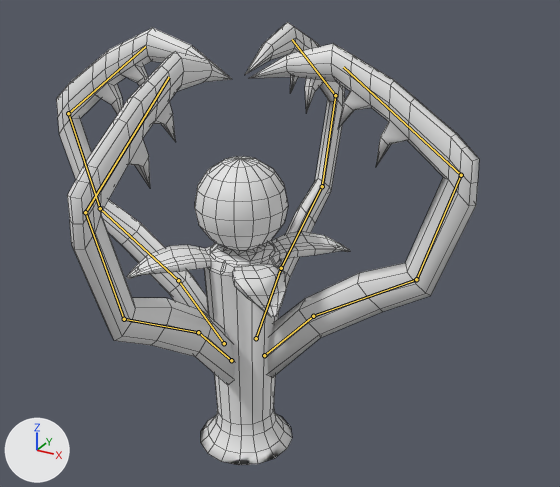
Two versions of the FBX model Assets/Models/Environment/Blight Node/Blight Node.fbx, one commit apart.
Camera for both pictures: a 50 mm lens placed at (3.57, -5.75, 5.29), pointed at (0.29, 0.22, 2.3). Every picture has the same lights, and +X, +Y and +Z are marked at lower left. The first picture is the older version. The bones that change, and the others that lie on the model, are drawn over the model as lines. Mesh edges are drawn as thin lines.
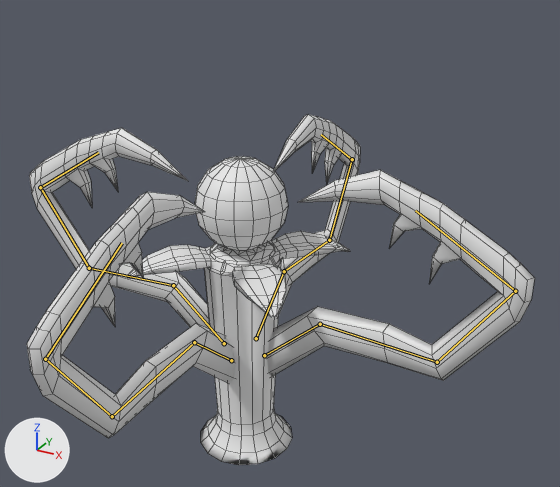
The newer file adds an action. The first version stands in its rest pose; the second is drawn at frame 13 of the action 'Armature.001|Arm0'.

Location of each change, (x1, y1, x2, y2) in pixels of the pictures (560 x 487 px):
'Plane', posed (17% wider, 37% shorter)
    before: (250, 43, 479, 378)
    after: (267, 170, 535, 380)
'Plane.003', posed (24% wider, 26% shorter)
    before: (67, 51, 235, 385)
    after: (27, 192, 235, 438)
'Plane.001', posed (6% wider, 30% shorter)
    before: (56, 28, 226, 316)
    after: (29, 128, 210, 329)
'Plane.002', posed
    before: (245, 22, 345, 289)
    after: (274, 114, 360, 314)
bone 'Bone', root to tip
    before: (264, 355) to (313, 316)
    after: (264, 355) to (320, 324)
bone 'Bone.001', root to tip
    before: (313, 316) to (416, 279)
    after: (320, 324) to (437, 362)
bone 'Bone.002', root to tip
    before: (416, 279) to (461, 175)
    after: (437, 362) to (515, 291)
bone 'Bone.003', root to tip
    before: (461, 175) to (343, 67)
    after: (515, 291) to (415, 210)
bone 'Bone', root to tip
    before: (224, 343) to (178, 280)
    after: (224, 343) to (173, 285)
bone 'Bone.001', root to tip
    before: (178, 280) to (100, 208)
    after: (173, 285) to (89, 268)
bone 'Bone.002', root to tip
    before: (100, 208) to (68, 113)
    after: (89, 268) to (40, 187)
bone 'Bone.003', root to tip
    before: (68, 113) to (145, 46)
    after: (40, 187) to (98, 152)
bone 'Bone', root to tip
    before: (256, 338) to (281, 268)
    after: (256, 338) to (284, 271)
bone 'Bone.001', root to tip
    before: (281, 268) to (322, 186)
    after: (284, 271) to (329, 240)
bone 'Bone.002', root to tip
    before: (322, 186) to (335, 95)
    after: (329, 240) to (352, 159)
bone 'Bone.003', root to tip
    before: (335, 95) to (292, 39)
    after: (352, 159) to (321, 134)
bone 'Bone', root to tip
    before: (231, 360) to (198, 332)
    after: (231, 360) to (194, 342)
bone 'Bone.001', root to tip
    before: (198, 332) to (124, 319)
    after: (194, 342) to (112, 416)
bone 'Bone.002', root to tip
    before: (124, 319) to (85, 212)
    after: (112, 416) to (45, 359)
bone 'Bone.003', root to tip
    before: (85, 212) to (169, 77)
    after: (45, 359) to (122, 243)

What the commit changed:
Bone 'Bone' (bone_bone) turns from (0, 0, 0) to (0, 0, -7) degrees about its own x, y and z.
Bone 'Bone.001' (bone_bone_001) turns from (0, 0, 0) to (0, 0, -29) degrees about its own x, y and z.
Bone 'Bone.002' (bone_bone_002) turns from (0, 0, 0) to (0, 0, 18) degrees about its own x, y and z.
Bone 'Bone.003' (bone_bone_003) turns from (0, 0, 0) to (0, 0, 23) degrees about its own x, y and z.
Bone 'Bone' (bone_bone_) turns from (0, 0, 0) to (0, 0, -7) degrees about its own x, y and z.
Bone 'Bone.001' (bone_bone_001_) turns from (0, 0, 0) to (0, 0, -29) degrees about its own x, y and z.
Bone 'Bone.002' (bone_bone_002_) turns from (0, 0, 0) to (0, 0, 18) degrees about its own x, y and z.
Bone 'Bone.003' (bone_bone_003_) turns from (0, 0, 0) to (0, 0, 23) degrees about its own x, y and z.
Bone 'Bone' (bone_bone__) turns from (0, 0, 0) to (0, 0, -7) degrees about its own x, y and z.
Bone 'Bone.001' (bone_bone_001__) turns from (0, 0, 0) to (0, 0, -29) degrees about its own x, y and z.
Bone 'Bone.002' (bone_bone_002__) turns from (0, 0, 0) to (0, 0, 18) degrees about its own x, y and z.
Bone 'Bone.003' (bone_bone_003__) turns from (0, 0, 0) to (0, 0, 23) degrees about its own x, y and z.
Bone 'Bone' (bone_bone___) turns from (0, 0, 0) to (0, 0, -7) degrees about its own x, y and z.
Bone 'Bone.001' (bone_bone_001___) turns from (0, 0, 0) to (0, 0, -29) degrees about its own x, y and z.
Bone 'Bone.002' (bone_bone_002___) turns from (0, 0, 0) to (0, 0, 18) degrees about its own x, y and z.
Bone 'Bone.003' (bone_bone_003___) turns from (0, 0, 0) to (0, 0, 23) degrees about its own x, y and z.
